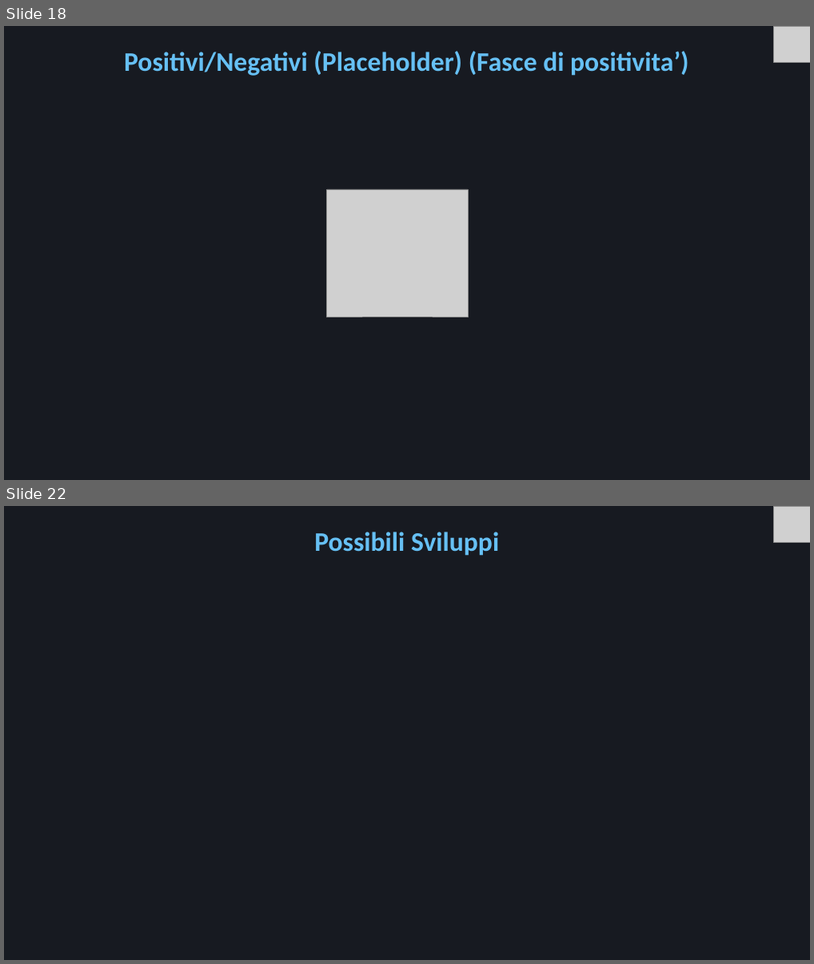
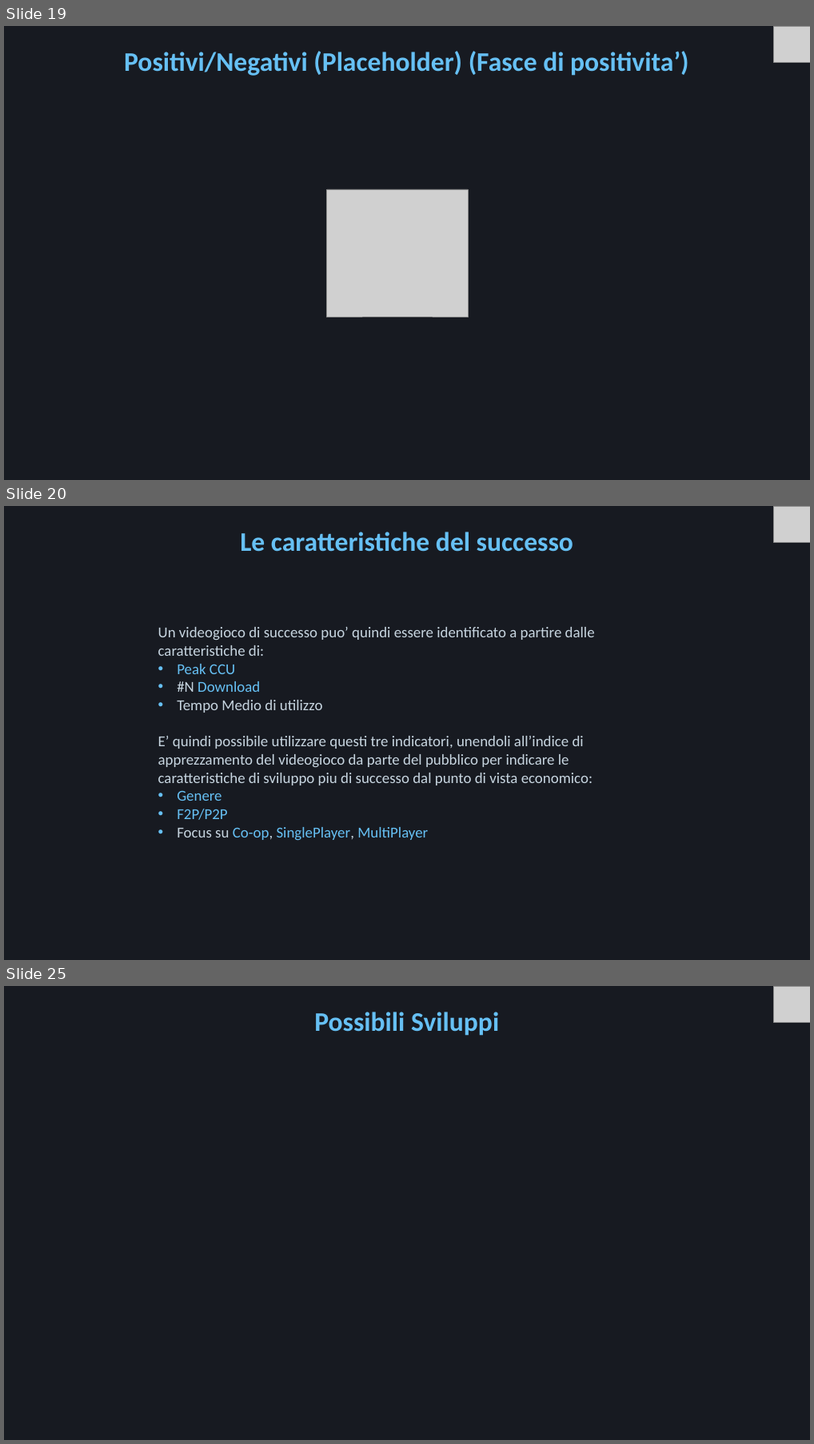
Before and after one commit to Mora11231/VisualizzazioneScientifica, a slide deck: Steam.pptx. Shown one above the other, each under a label of ours: slides 18 and 22 before the commit, slides 19, 20 and 25 after it; the slides between them are not shown. The pictures are 814x964 and 814x1444 pixels, drawn with LibreOffice and Linux fonts; fonts in the diff are those of the drawing; grey boxes stand for pictures. Boxes give left, top, right and bottom in pixels: in the first picture for what was removed or moved away, otherwise in the second. Text is boxed around its words. In the diff, an @@ line names an element or a change of style, - is before the commit and + after.

```diff
--- a/Steam.pptx
+++ b/Steam.pptx
@@ slide 20 added at [4,506,810,960], background #171A21 @@
@@ picture added at [774,506,810,542] @@
@@ title added at [240,532,574,552], 32 pt, text #66C0F4, bold @@
+Le caratteristiche del successo
@@ text added at [158,627,595,840], 18 pt, text #C7D5E0 @@
+Un videogioco di successo puo’ quindi essere identificato a partire dalle caratteristiche di:
+• Peak CCU
+• #N Download
+• Tempo Medio di utilizzo
+E’ quindi possibile utilizzare questi tre indicatori, unendoli all’indice di apprezzamento del videogioco da parte del pubblico per indicare le caratteristiche di sviluppo piu di successo dal punto di vista economico:
+• Genere
+• F2P/P2P
+• Focus su Co-op, SinglePlayer, MultiPlayer
@@ what was slide 18 is now slide 19 @@
@@ what was slide 22 is now slide 25 @@
```
Also in this commit, not shown: 15 slides changed, 4 other slides added, 2 slides removed, 29 other files.
